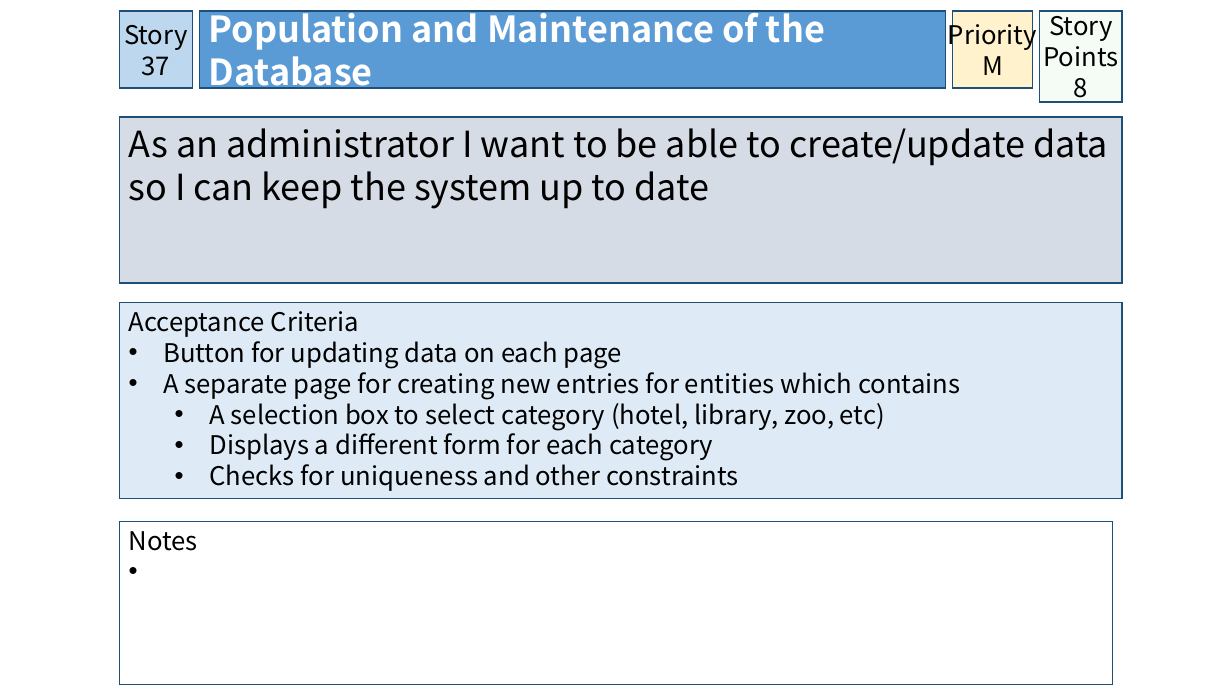
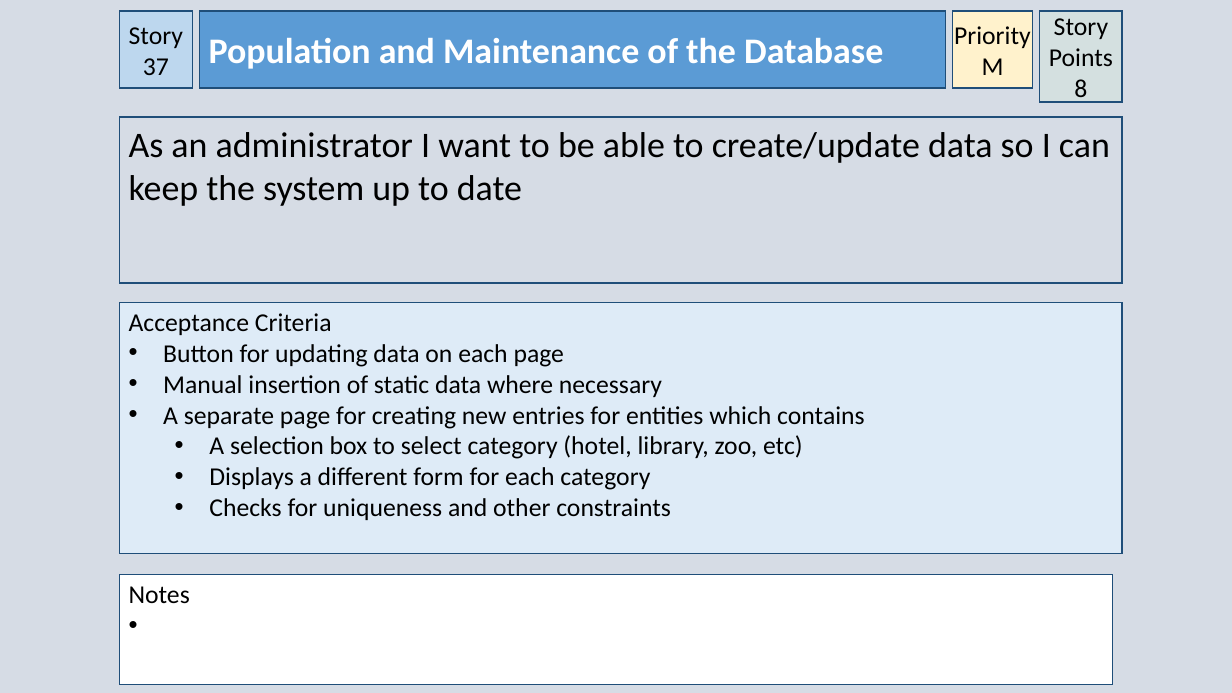
Before and after one commit to owencharters/IFB299, a slide deck: slide 29 of IFB299 - Collaborated User Stories - 2.pptx. Drawn at 1232x693 pixels with LibreOffice and Linux fonts; fonts in the diff are those of the drawing. Boxes give left, top, right and bottom in pixels: in the first picture for what was removed or moved away, otherwise in the second. Text is boxed around its words. In the diff, an @@ line names an element or a change of style, - is before the commit and + after.

```diff
--- a/IFB299 - Collaborated User Stories - 2.pptx
+++ b/IFB299 - Collaborated User Stories - 2.pptx
@@ background #FFFFFF to #D6DCE5 @@
@@ rectangle "Acceptance Criteria": place and size @@
-rectangle "Acceptance Criteria" at <box>119,302,1122,498</box>
+rectangle "Acceptance Criteria" at <box>119,302,1122,554</box>
@@ text in rectangle at <box>129,313,865,520</box>: font Noto Sans CJK KR to Calibri in "Acceptance Criteria", "Button for updating data on each page", "A separate page for creating new entries ...", "A selection box to select category (hotel, ..." and 2 more places @@
@@ text in rectangle at <box>163,375,662,397</box>: paragraph added @@
+• Manual insertion of static data where necessary
@@ font Noto Sans CJK KR to Calibri in 6 elements at <box>119,11,192,88</box>, <box>200,11,945,88</box>, <box>119,117,1122,284</box>, <box>1040,11,1122,102</box>, <box>953,11,1033,88</box>, <box>119,575,1113,685</box> @@
@@ rectangle "Notes": place and size @@
-rectangle "Notes" at <box>119,521,1113,685</box>
+rectangle "Notes" at <box>119,575,1113,685</box>
```
Also in this commit, not shown: 35 other slides changed.
